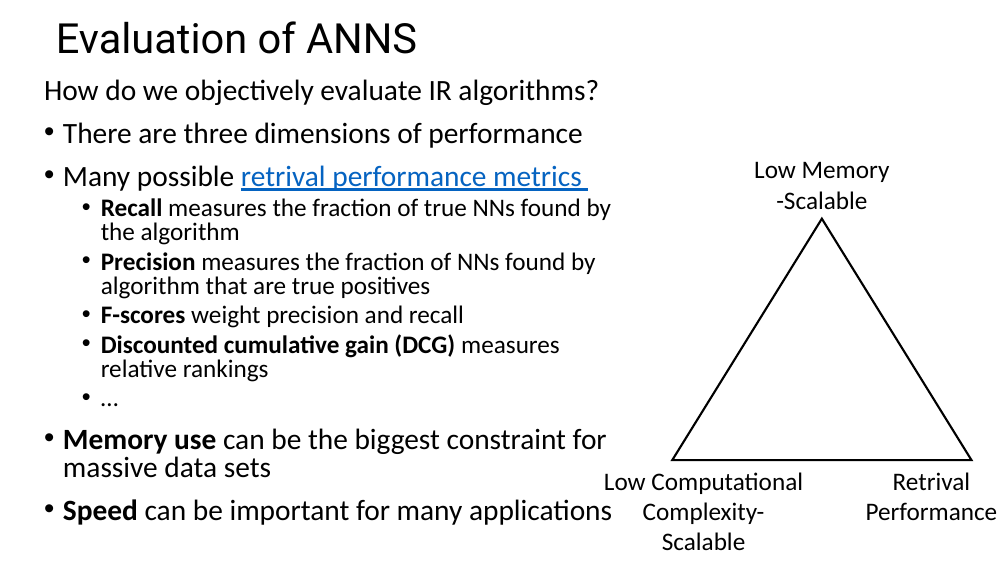
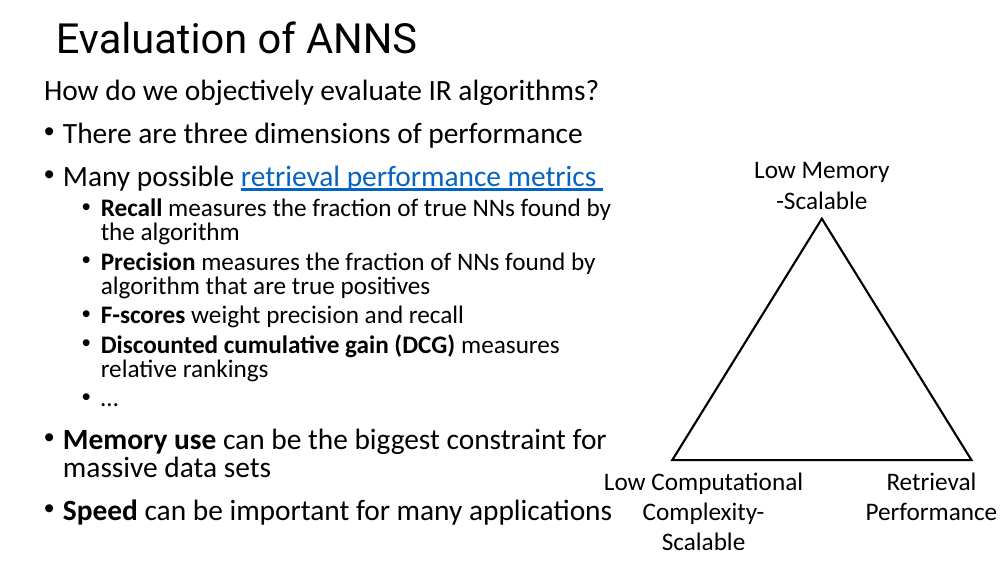
Before and after one commit to harelgabainew/school1, a slide deck: slide 15 of slides/6_InformationRetrievalSearch.pptx. Drawn at 1008x567 pixels with LibreOffice and Linux fonts; fonts in the diff are those of the drawing. Boxes give left, top, right and bottom in pixels: in the first picture for what was removed or moved away, otherwise in the second. Text is boxed around its words. In the diff, an @@ line names an element or a change of style, - is before the commit and + after.

Commit message:
Fixed typos on slide 15

```diff
--- a/slides/6_InformationRetrievalSearch.pptx
+++ b/slides/6_InformationRetrievalSearch.pptx
@@ text at [63, 165, 597, 191]: text changed @@
-• Many possible retrival performance metrics
+• Many possible retrieval performance metrics
@@ text at [866, 472, 998, 520]: text changed @@
-Retrival Performance
+Retrieval Performance
```
